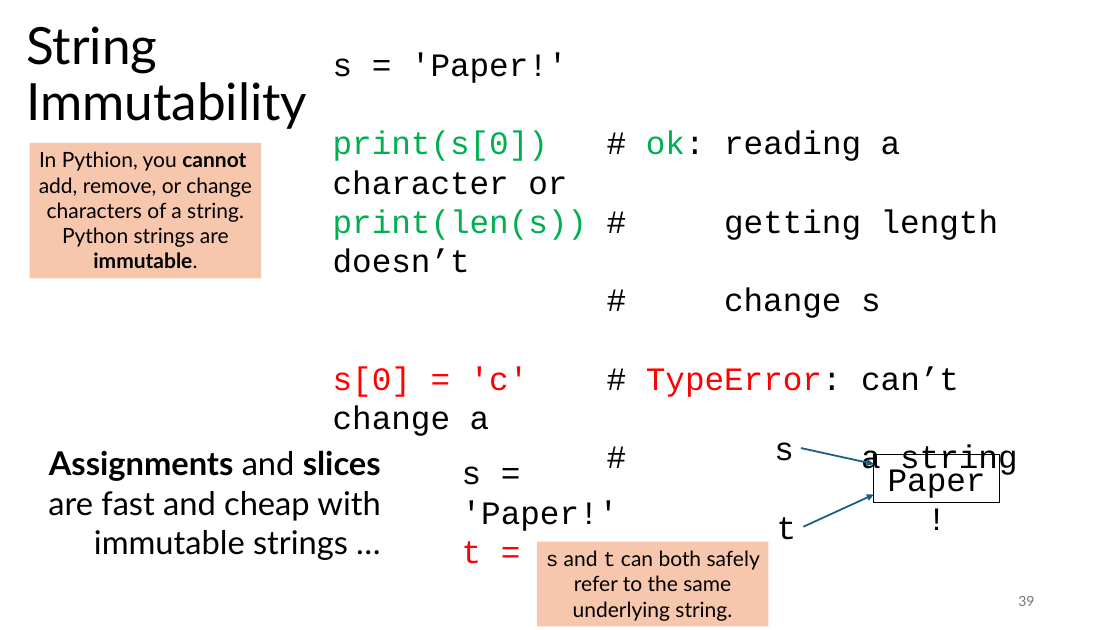
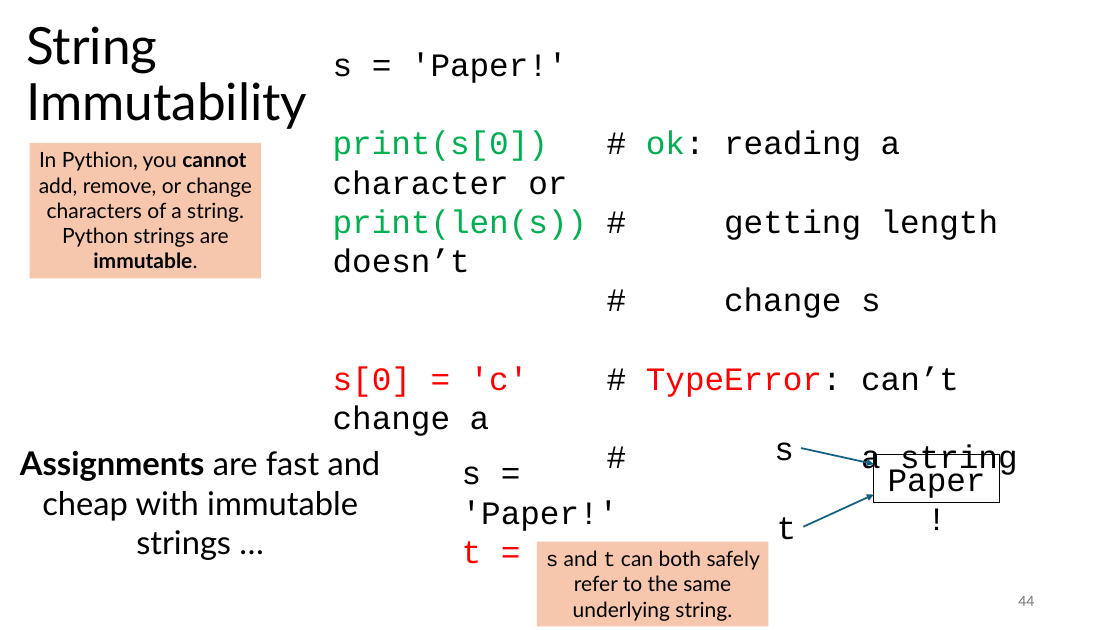
Before and after one commit to tjd1234/cmpt120spring2026, a slide deck: slide 44 of lecture_notes/chapter8/chapter8.pptx (slide 39 before the commit). Drawn at 1120x630 pixels with LibreOffice and Linux fonts; fonts in the diff are those of the drawing. Boxes give left, top, right and bottom in pixels: in the first picture for what was removed or moved away, otherwise in the second. Text is boxed around its words. In the diff, an @@ line names an element or a change of style, - is before the commit and + after.

```diff
--- a/lecture_notes/chapter8/chapter8.pptx
+++ b/lecture_notes/chapter8/chapter8.pptx
@@ text at [20,450,381,560]: text changed @@
-Assignments and slices are fast and cheap with immutable strings …
+Assignments are fast and cheap with immutable strings …
@@ page number at [1018,596,1034,606]: text changed @@
-39
+44
```
Also in this commit, not shown: 9 other slides changed, 5 slides added, 4 other files.
